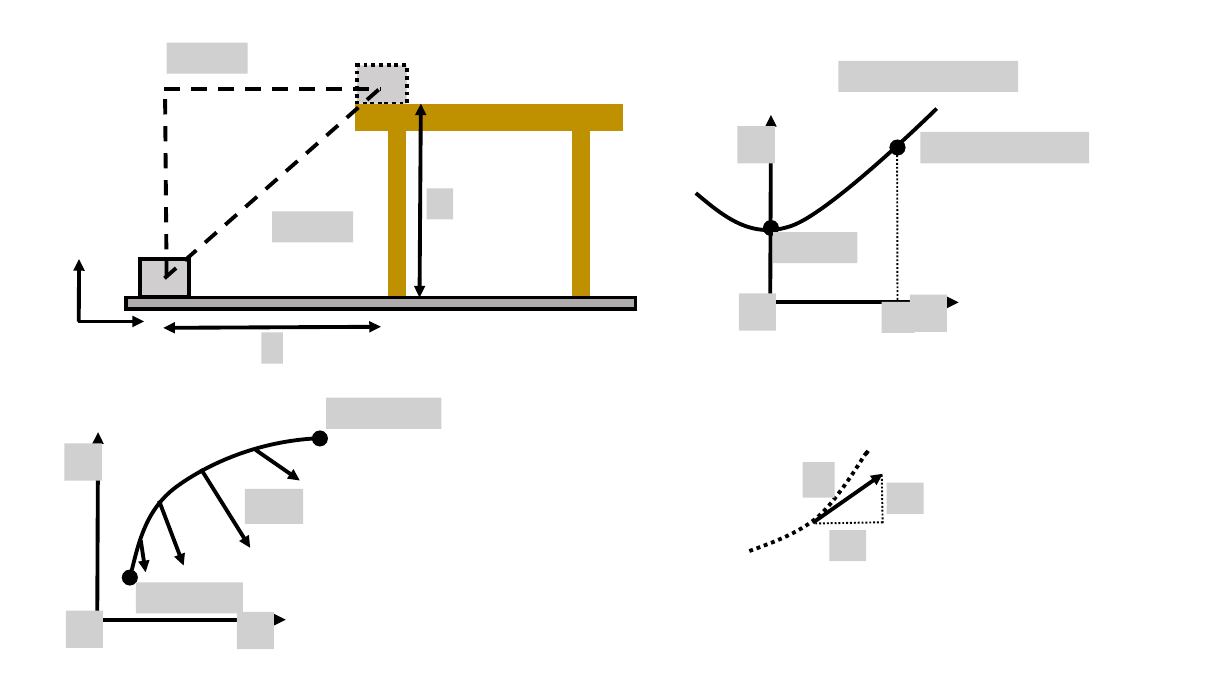
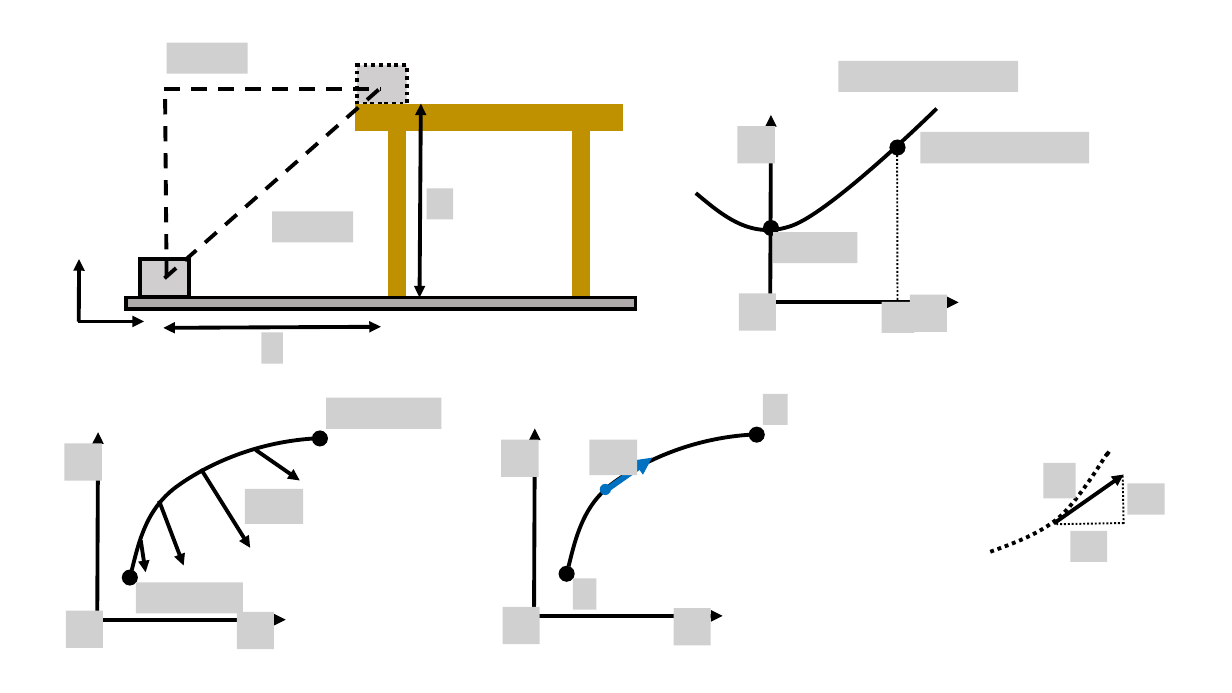
Before and after one commit to OSTP/PhysicsArtofModelling, a slide deck: slide 4 of tex/figures/WorkEnergy/Figures.pptx. Drawn at 1232x693 pixels with LibreOffice and Linux fonts; fonts in the diff are those of the drawing; grey boxes stand for pictures; background and template pictures are left out. Boxes give left, top, right and bottom in pixels: in the first picture for what was removed or moved away, otherwise in the second. Text is boxed around its words. In the diff, an @@ line names an element or a change of style, - is before the commit and + after.

```diff
--- a/tex/figures/WorkEnergy/Figures.pptx
+++ b/tex/figures/WorkEnergy/Figures.pptx
@@ group added at [501,394,788,645]: 6 pictures, 3 arrows, 3 ellipses, 1 freeform shape @@
@@ 3 pictures, 2 lines, 1 arrow, 1 freeform shape: place and size @@
-3 pictures, 2 lines, 1 arrow, 1 freeform shape at [732,450,923,562]
+3 pictures, 2 lines, 1 arrow, 1 freeform shape at [973,451,1165,562]
```
Also in this commit, not shown: 1 other slide changed, 7 other files.
